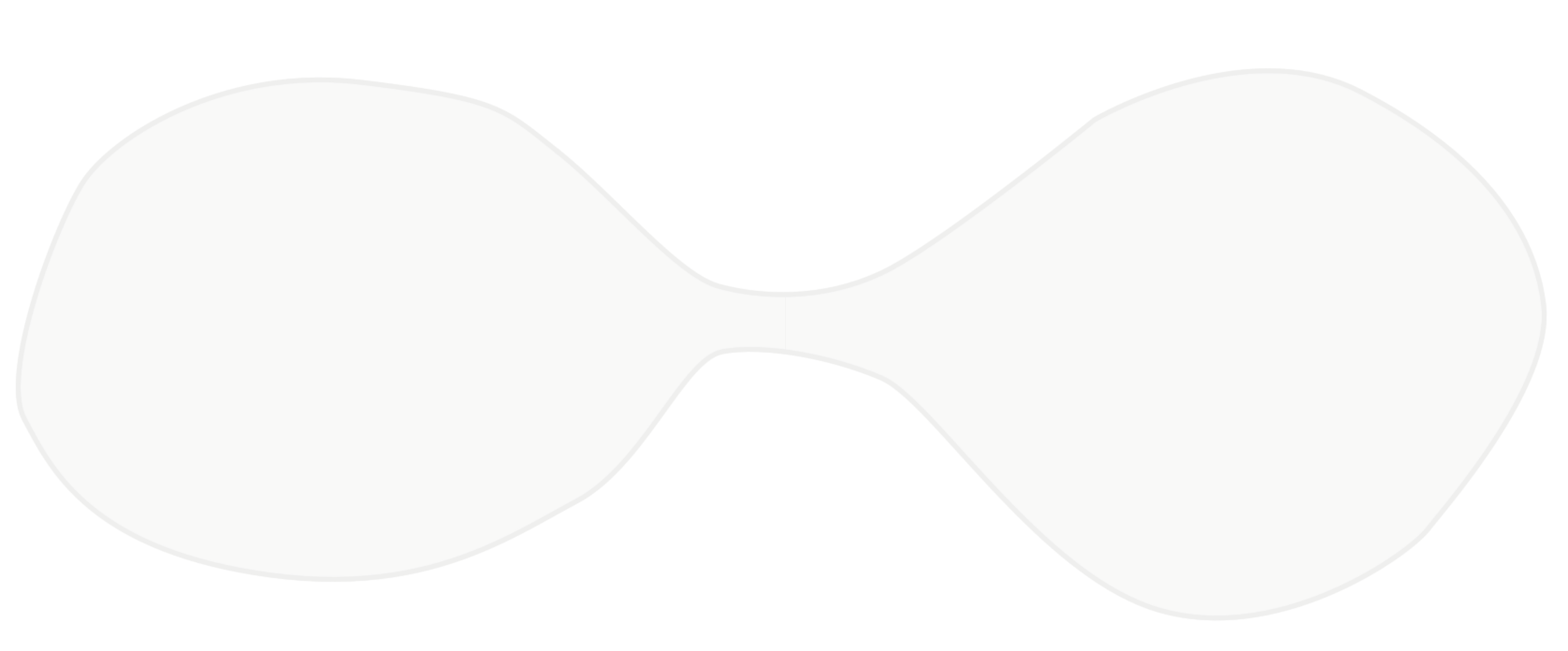
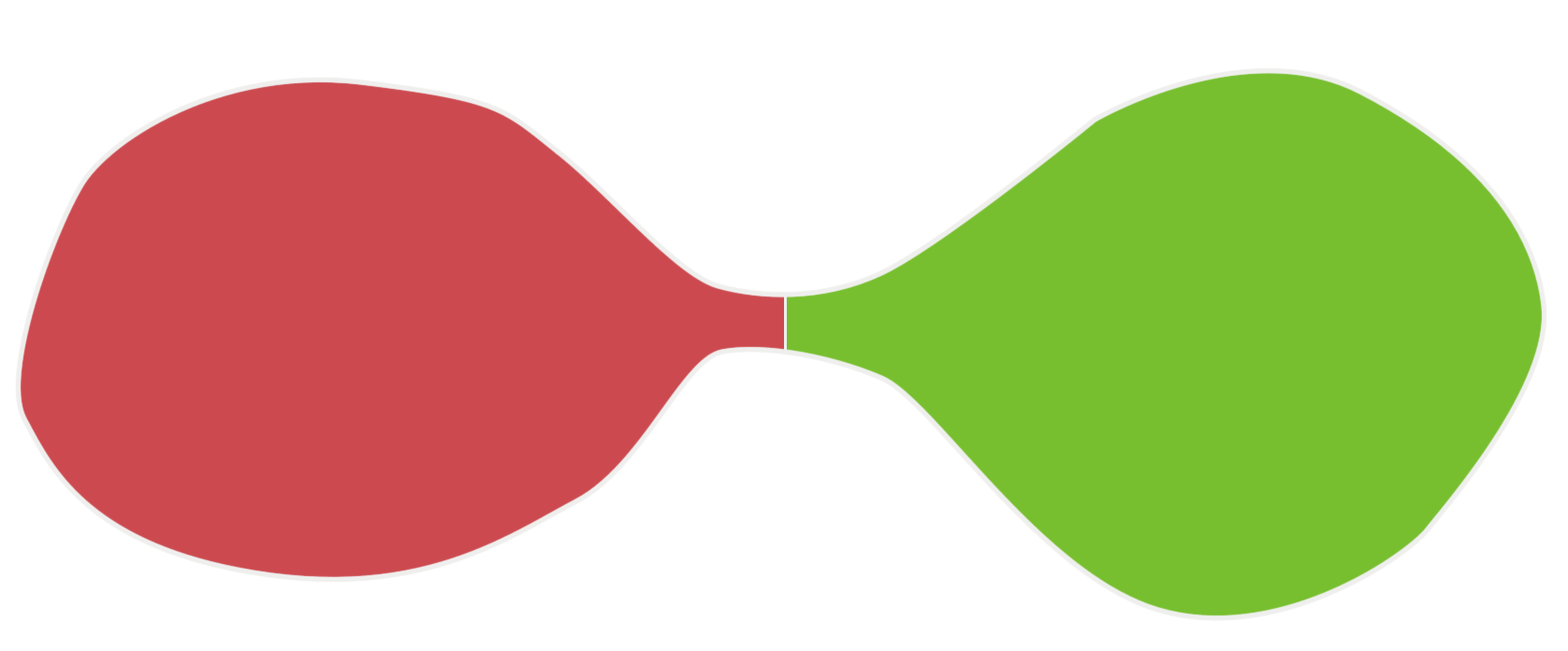
Layers edited between the first and the second (1568, 651) image:
showed "Layer 2" over box(784, 296, 787, 350)
hid "fill02" over box(784, 72, 1543, 617)
hid "fill01" over box(19, 81, 786, 579)
showed "fill2", painted on it over box(784, 72, 1543, 617)
showed "fill1" over box(19, 81, 786, 579)
